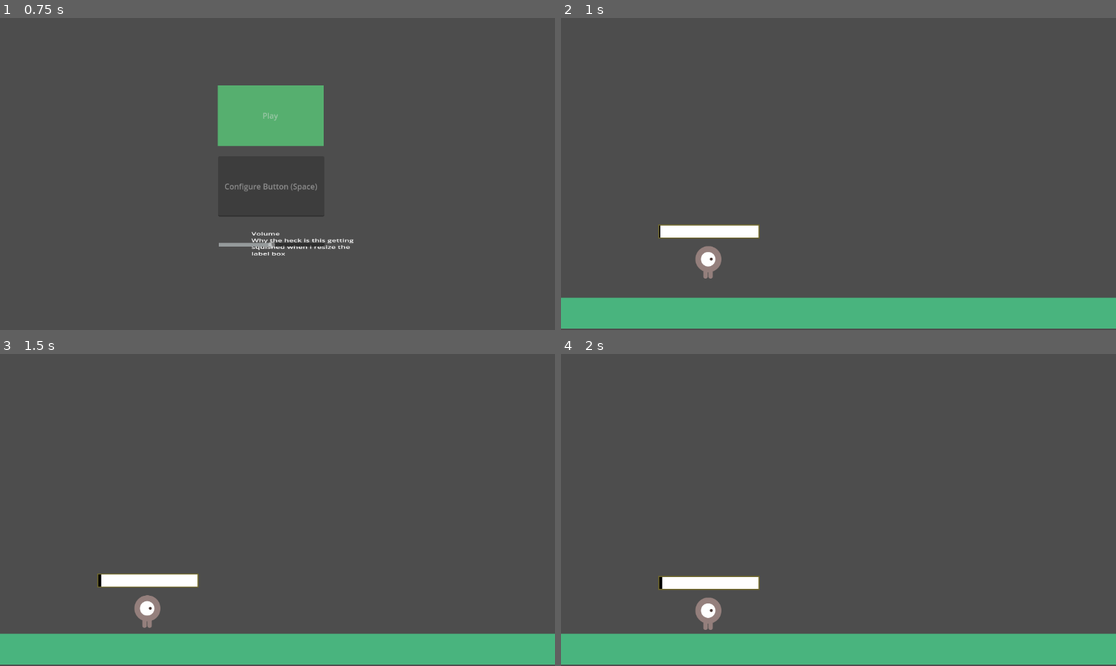
Above: before the commit, frames 1-4 (two rows, left to right).
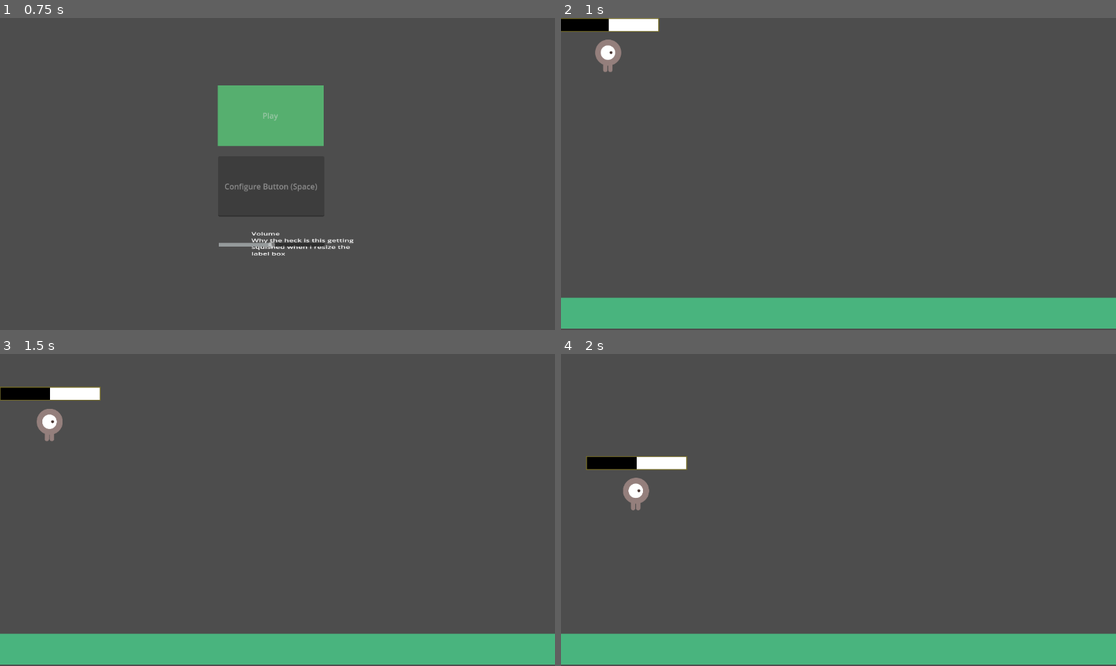
Above: after the commit, the same moments.

Repository: alx168/Bat_in_a_cave
Game: Godot game, scene res://scenes/main_menu.tscn
The game is run twice, just before and just after one commit, with the same random seed, the same clock (stepped at 60 frames per second) and the same inputs.
Inputs:
- Up to frame 1 (0.75 s): tap Enter at 0.5 s; hold Space (button_press) from 0.53 s (still down)
- Up to frame 2 (1 s): keep holding Space (button_press)
- Up to frame 3 (1.5 s): release Space (button_press) at 1.28 s; tap Space (button_press) at 1.35 s
- Up to frame 4 (2 s): no input

Frame 1 is identical in both runs. In frame 2, 2.3% of the frame differs, in the area x 0-36%, y 0-84%; in frame 3, 2.3%, in the area x 0-36%, y 10-88%; in frame 4, 2.3%.

Commit message:
adding initial flight physics
honestly, I went into working on this with plans of looking into lift and drag and such, but the way it works now ain't bad

Diff:
--- a/scenes/player.tscn
+++ b/scenes/player.tscn
@@ -313,7 +313,7 @@
 [node name="SceneRoot" type="Node"]
 
 [node name="CharacterBody2D" type="CharacterBody2D" parent="."]
-position = Vector2(306, 504)
+position = Vector2(98, 75)
 script = ExtResource("1_pxigv")
 
 [node name="CollisionShape2D" type="CollisionShape2D" parent="CharacterBody2D"]
--- a/scripts/game/player.gd
+++ b/scripts/game/player.gd
@@ -7,17 +7,19 @@
 
 ### INPUTS ###
 var input_flap: bool = false
+var input_charge: bool = false
 
-### PHYSICS ###
+### PHYSICS ### https://www.youtube.com/watch?v=p3jDJ9FtTyM&t=58s
 var grounded: bool = false
 const flight_acceleration: float = -2
 const gravity: float = .1
-const terminal_fall_speed: float = 5
+const terminal_fall_speed: float = 10
 
 ### GAMEPLAY ###
 const max_flight_charge: float = 100
 var flight_charge: float = 0
 const flight_charge_step: float = 0.1
+
 
 # Called when the node enters the scene tree for the first time.
 func _ready() -> void:
@@ -26,26 +28,32 @@
 
 # handle inputs and visuals
 func _process(delta: float) -> void:
-	if Input.is_action_just_pressed("button_press"):
+	var input_type: InputManager.InputType = InputManager.poll_input(delta)
+
+	if input_type == InputManager.InputType.TAPPED:
 		input_flap = true
-	if Input.is_action_pressed("button_press") and flight_charge < max_flight_charge:
-		#testing flight values
-		flight_charge = flight_charge + flight_charge_step
-	#uncomment below if we want a decreasing bar effect
-	#elif not Input.is_action_pressed("button_press") and flight_charge >= 0:
-		#flight_charge = flight_charge - flight_charge_step
-	_set_flight_charge(flight_charge)
+	elif input_type == InputManager.InputType.HELD:
+		input_charge
 
 func _physics_process(delta: float) -> void:
-	print(flight_charge)
 	if input_flap:
 		grounded = false
-		velocity += Vector2(0, flight_acceleration)
+		var rotation_degrees: float = 30 if velocity.x<0 else -30
+		velocity = velocity.rotated(deg_to_rad(rotation_degrees))
+		# Vector2(0, flight_acceleration)
 		input_flap = false
 	elif not grounded:
 		velocity += Vector2(0, gravity)
 
-	velocity = velocity.clamp(Vector2(0, -100), Vector2(0, terminal_fall_speed))
+	if input_charge:
+		print(flight_charge)
+		flight_charge = flight_charge + flight_charge_step
+		_set_flight_charge(flight_charge)
+	#uncomment below if we want a decreasing bar effect
+	#else:
+		#flight_charge = flight_charge - flight_charge_step
+
+	velocity = Vector2(velocity.x, clamp(velocity.y, -2*terminal_fall_speed, terminal_fall_speed))
 	var collisionInfo: KinematicCollision2D = move_and_collide(velocity)
 
 	if collisionInfo != null:
